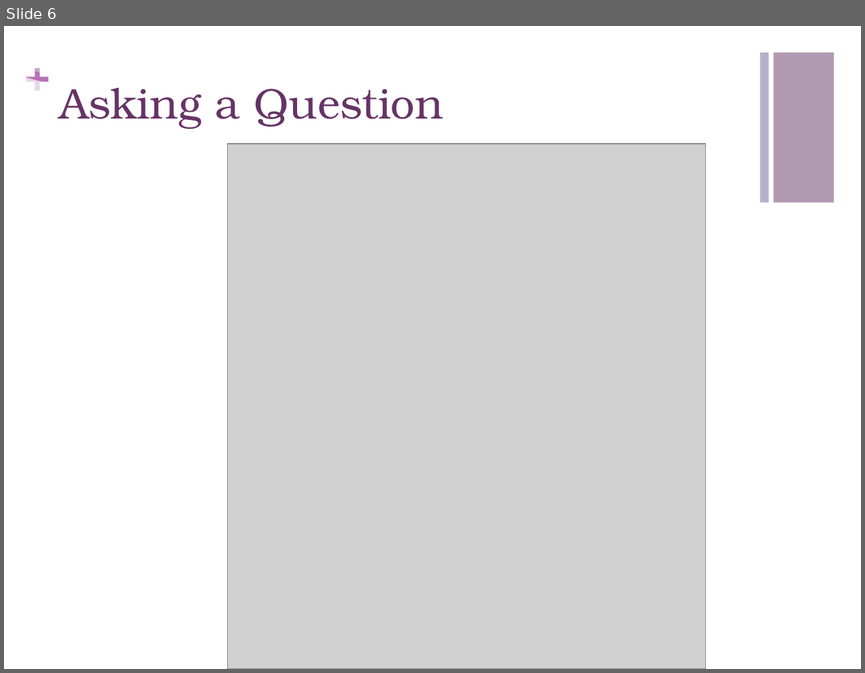
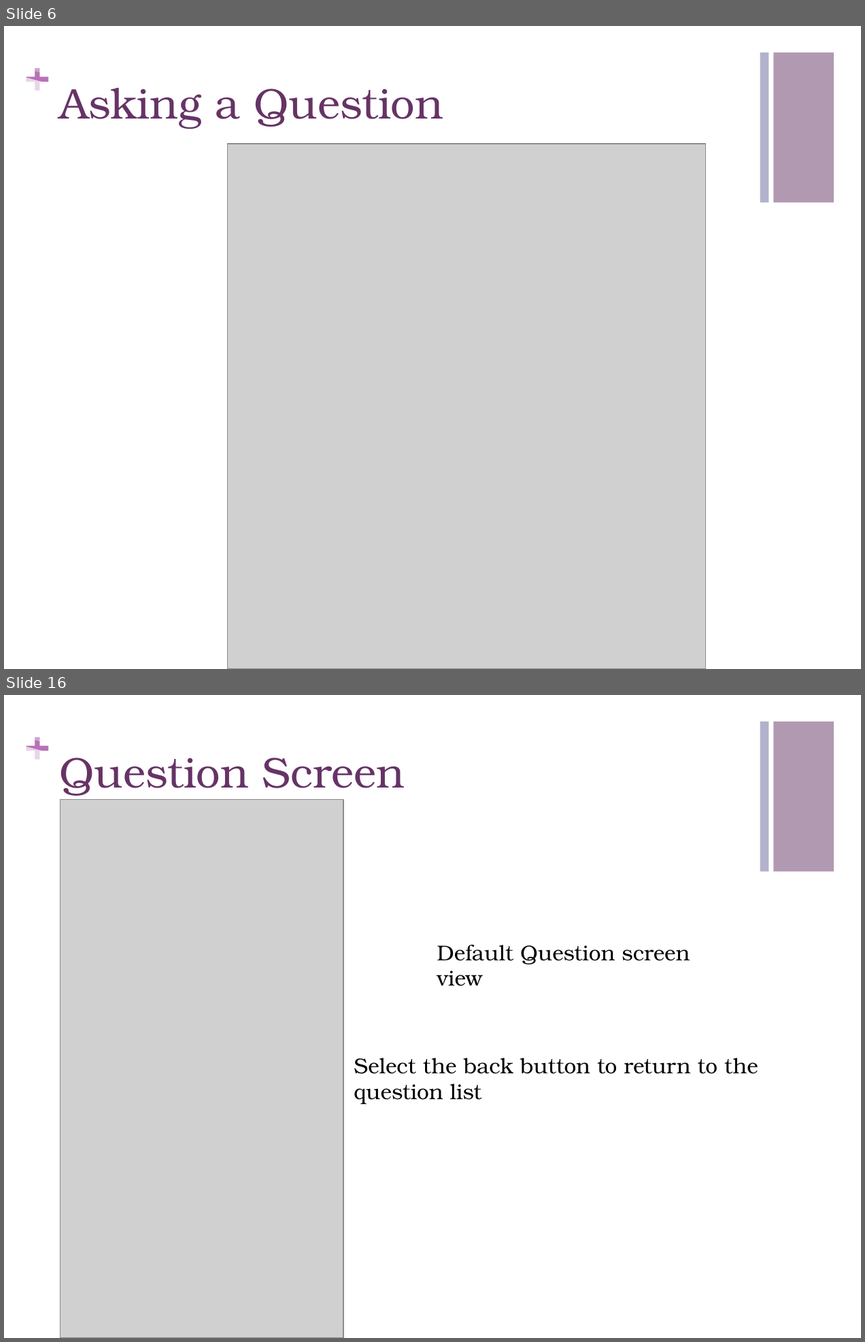
Before and after one commit to CMPUT301F14T05/CorgFu, a slide deck: StoryboardPresentation.pptx. Shown one above the other, each under a label of ours: slide 6 before the commit, slides 6 and 16 after it; the slides between them are not shown. The pictures are 865x673 and 865x1342 pixels, drawn with LibreOffice and Linux fonts; fonts in the diff are those of the drawing; grey boxes stand for pictures. Boxes give left, top, right and bottom in pixels: in the first picture for what was removed or moved away, otherwise in the second. Text is boxed around its words. In the diff, an @@ line names an element or a change of style, - is before the commit and + after.

```diff
--- a/StoryboardPresentation.pptx
+++ b/StoryboardPresentation.pptx
@@ slide 16 added at (x1=4, y1=695, x2=861, y2=1338), background #FFFFFF; not listed: 7 template elements that a slide beside it also shows @@
@@ title added at (x1=59, y1=758, x2=405, y2=796), 36 pt, text #663366 @@
+Question Screen
@@ picture added at (x1=60, y1=800, x2=343, y2=1338) @@
@@ text added at (x1=437, y1=945, x2=689, y2=986), 18 pt, text #000000 @@
+Default Question screen view
@@ text added at (x1=354, y1=1057, x2=758, y2=1104), 18 pt, text #000000 @@
+Select the back button to return to the question list
```
Also in this commit, not shown: 2 slides changed, 23 other slides added, 1 other file.
